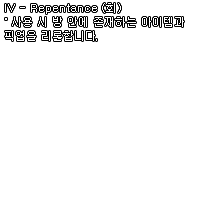
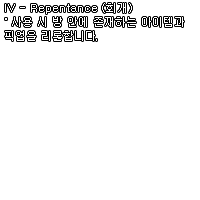
Before/after of a 200px x 200px layered artwork. What changed in the layer stack:
renamed "IV - Repentance (회) ˚ 사용 시 방 안에 존재하는 아이템과 픽업을 리롤합니다." to "IV - Repentance (회개) ˚ 사용 시 방 안에 존재하는 아이템과 픽업을 리롤합니다.", painted on it over bbox(117, 3, 133, 14)
